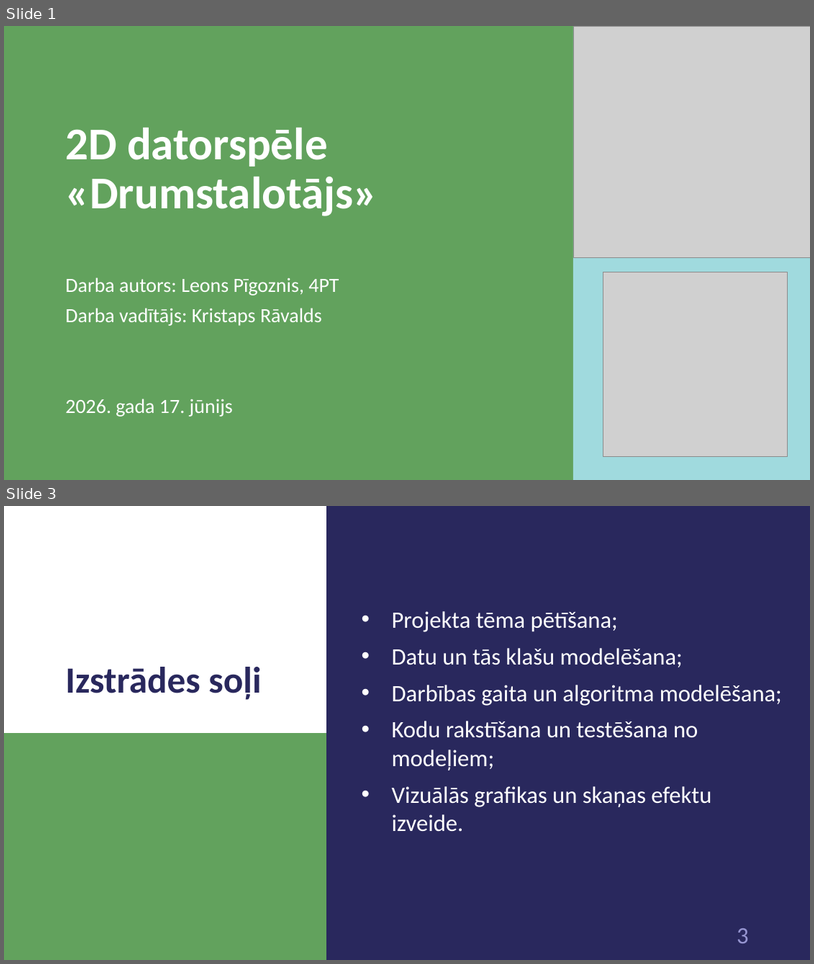
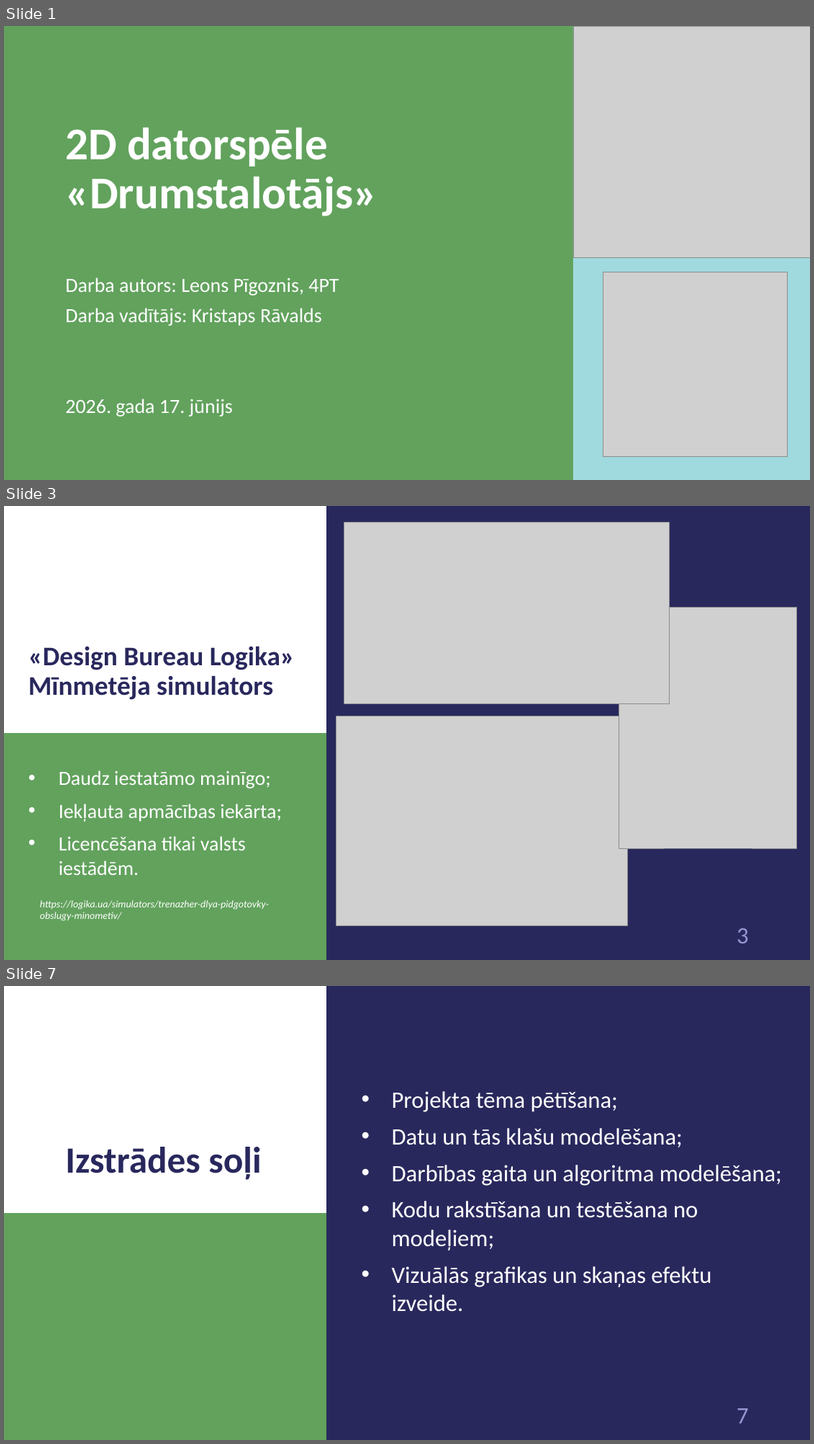
Before and after one commit to 1ivyatan/drumstalotajs, a slide deck: Documentation/Prezentācija.pptx. Shown one above the other, each under a label of ours: slides 1 and 3 before the commit, slides 1, 3 and 7 after it; the slides between them are not shown. The pictures are 814x964 and 814x1444 pixels, drawn with LibreOffice and Linux fonts; fonts in the diff are those of the drawing; grey boxes stand for pictures. Boxes give left, top, right and bottom in pixels: in the first picture for what was removed or moved away, otherwise in the second. Text is boxed around its words. In the diff, an @@ line names an element or a change of style, - is before the commit and + after.

```diff
--- a/Documentation/Prezentācija.pptx
+++ b/Documentation/Prezentācija.pptx
@@ slide 3 added at [4,506,810,960], background #29285D; not listed: 3 template elements that a slide beside it also shows @@
@@ picture added at [345,522,669,703] @@
@@ picture added at [620,607,797,849] @@
@@ title added at [28,646,295,700], 32 pt, text #29285D, bold @@
+«Design Bureau Logika»
+Mīnmetēja simulators
@@ picture added at [336,716,628,926] @@
@@ text added at [59,770,282,875], 24 pt, text #FFFFFF @@
+• Daudz iestatāmo mainīgo;
+• Iekļauta apmācības iekārta;
+• Licencēšana tikai valsts iestādēm.
@@ text added at [40,900,269,921], 12 pt, text #FFFFFF, italic @@
+https://logika.ua/simulators/trenazher-dlya-pidgotovky-obslugy-minometiv/
@@ what was slide 3 is now slide 7 @@
@@ page number at [737,1408,749,1423]: text changed @@
-3
+7
```
Also in this commit, not shown: 2 slides changed, 18 other slides added.
